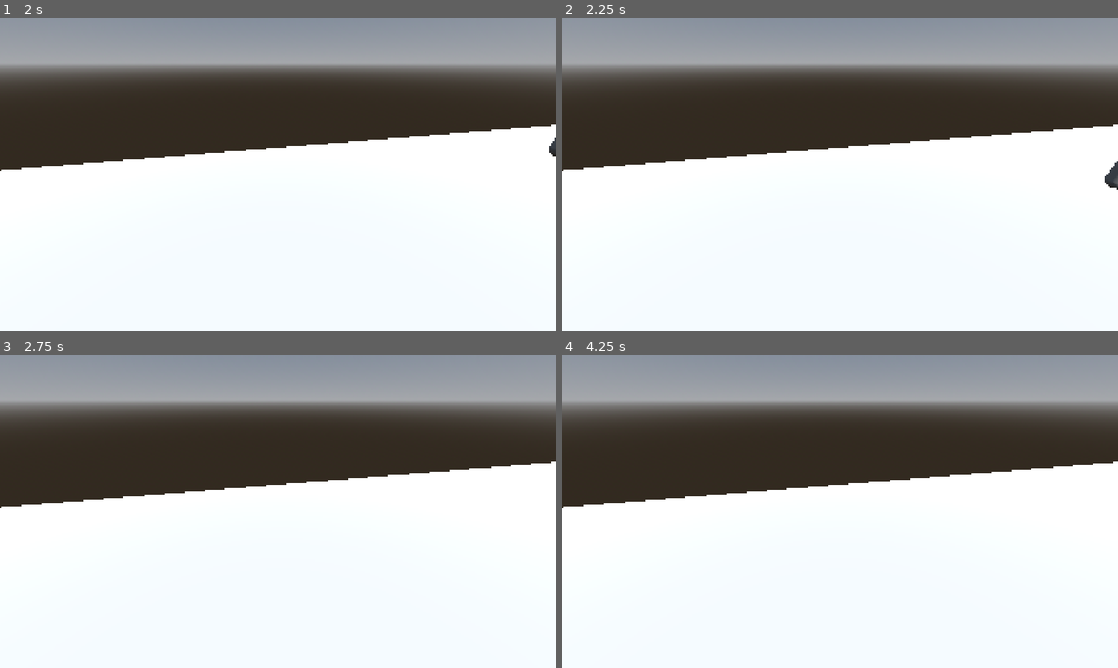
Above: before the commit, frames 1-4 (two rows, left to right).
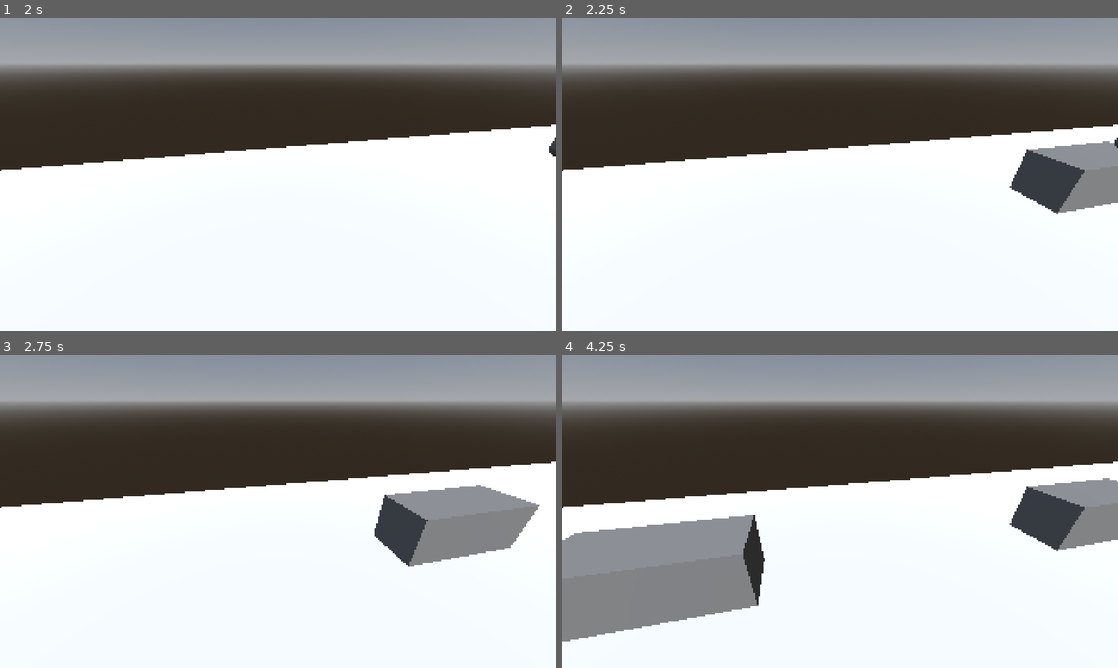
Above: after the commit, the same moments.

Repository: Derpest2Dude/AGL-Mini-Game-Jam-Team-2
Game: Godot game, scene res://Scenes/Test Scenes/jake_test_2.tscn
The game is run twice, just before and just after one commit, with the same random seed, the same clock (stepped at 60 frames per second) and the same inputs. The project has no main scene, so this scene is started directly.
Inputs:
- Up to frame 1 (2 s): tap Enter at 0.5 s; hold D (move_right) 0.53-1.28 s; tap W (jump) at 0.77, 1.52 s; hold A (move_left) from 1.28 s (still down)
- Up to frame 2 (2.25 s): release A (move_left) at 2.03 s; hold D (move_right) from 2.03 s (still down)
- Up to frame 3 (2.75 s): keep holding D (move_right)
- Up to frame 4 (4.25 s): tap W (jump) at 3.02, 3.77 s; release D (move_right) at 3.53 s; hold A (move_left) from 3.53 s (still down)

Frame 1 is identical in both runs. In frame 2, 3.5% of the frame differs, in the area x 80-100%, y 38-63%; in frame 3, 5.4%; in frame 4, 15%, in the area x 0-100%, y 39-92%.

Commit message:
Increase test platform spawn rate to 2s

Diff:
--- a/Scenes/Prefabs/obstacle_spawner.tscn
+++ b/Scenes/Prefabs/obstacle_spawner.tscn
@@ -9,7 +9,7 @@
 
 [node name="Timer" type="Timer" parent="." unique_id=1826454592]
 process_callback = 0
-wait_time = 7.0
+wait_time = 2.0
 autostart = true
 
 [connection signal="timeout" from="Timer" to="." method="_on_timer_timeout"]
